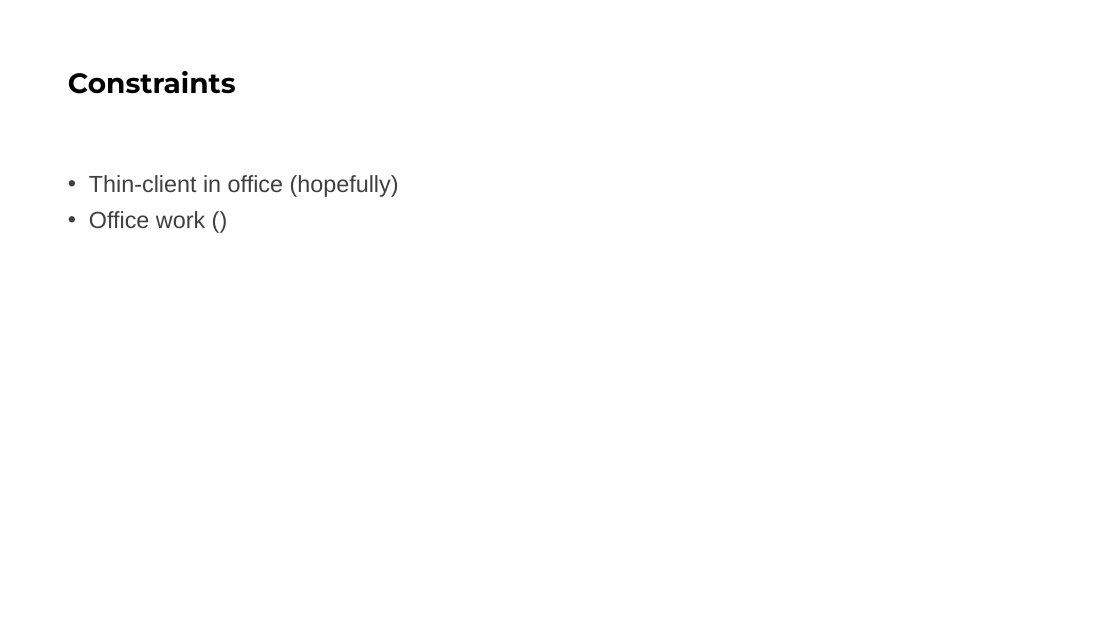
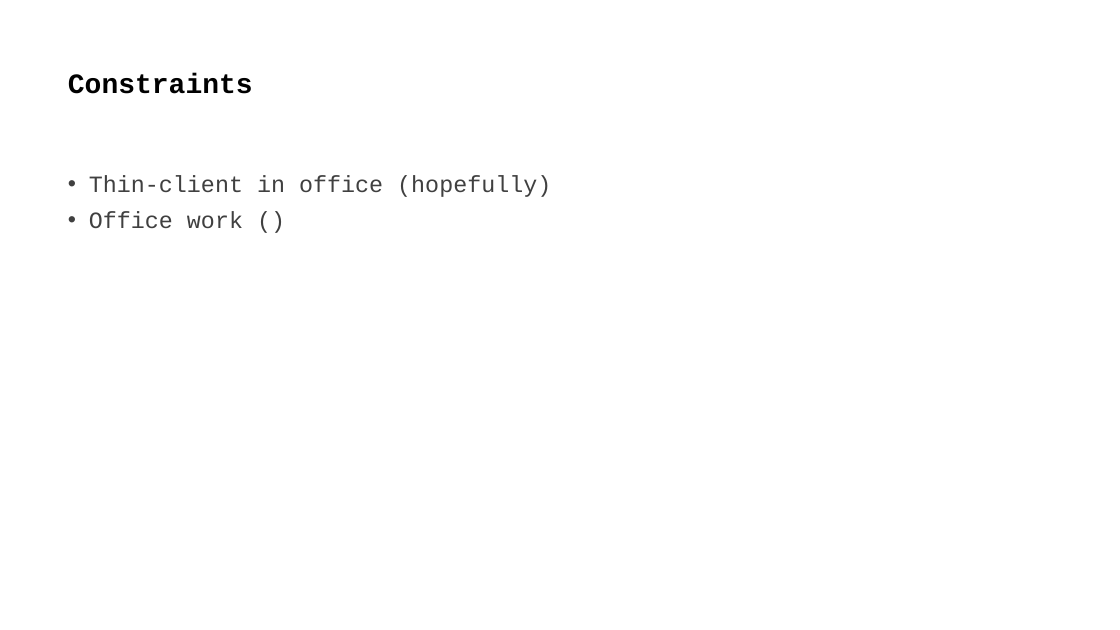
Before and after one commit to KumaranShivam5/aurora-server-final, a slide deck: slide 7 of paper_material/paper_02_resources/meeting-feb1/Chandra.pptx. Drawn at 1120x630 pixels with LibreOffice and Linux fonts; fonts in the diff are those of the drawing. Boxes give left, top, right and bottom in pixels: in the first picture for what was removed or moved away, otherwise in the second. Text is boxed around its words. In the diff, an @@ line names an element or a change of style, - is before the commit and + after.

```diff
--- a/paper_material/paper_02_resources/meeting-feb1/Chandra.pptx
+++ b/paper_material/paper_02_resources/meeting-feb1/Chandra.pptx
@@ title "Constraints" at box(68, 73, 253, 94): font Montserrat to Courier New @@
@@ text "Thin-client in office (hopefully)" at box(89, 175, 551, 228): font Arial to Courier New @@
```
Also in this commit, not shown: 5 other slides changed, 2 other files.
